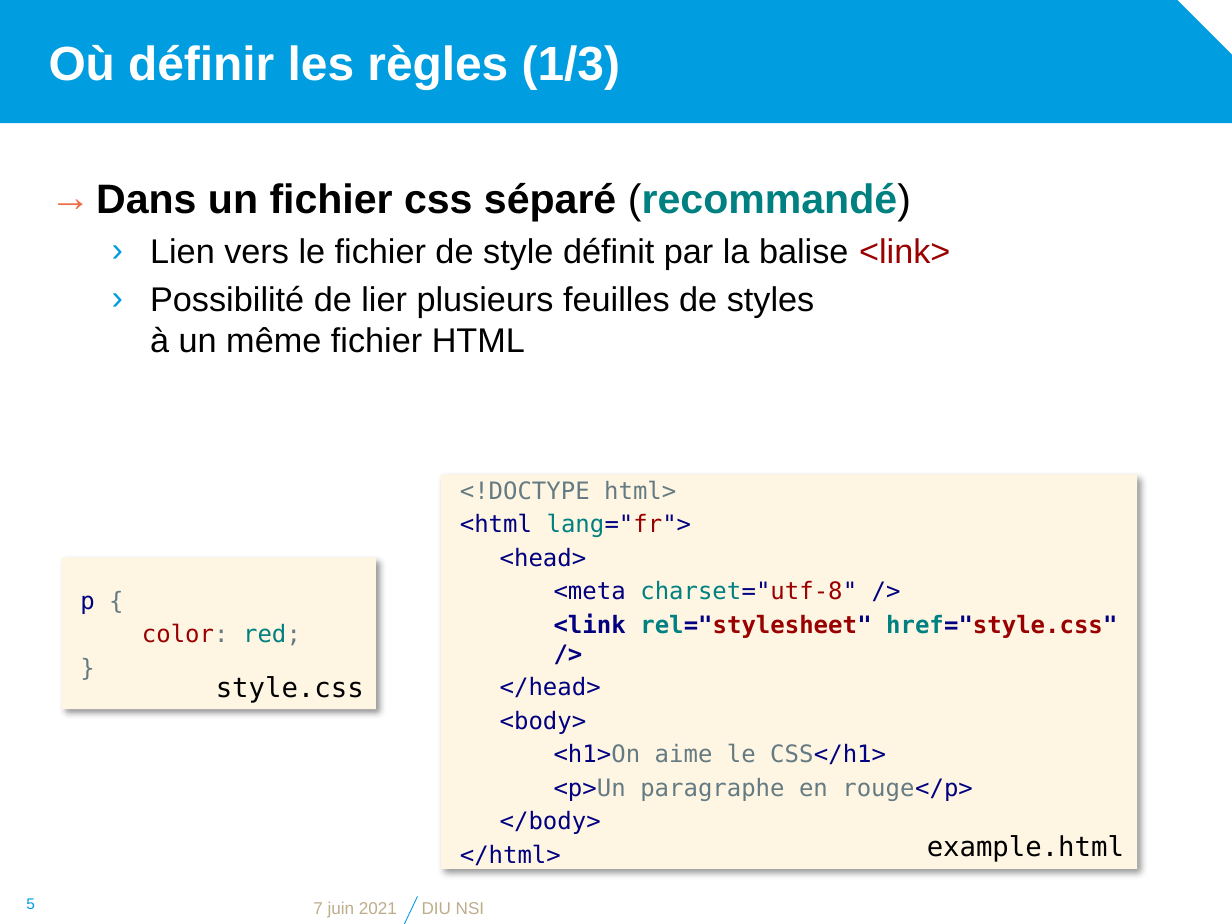
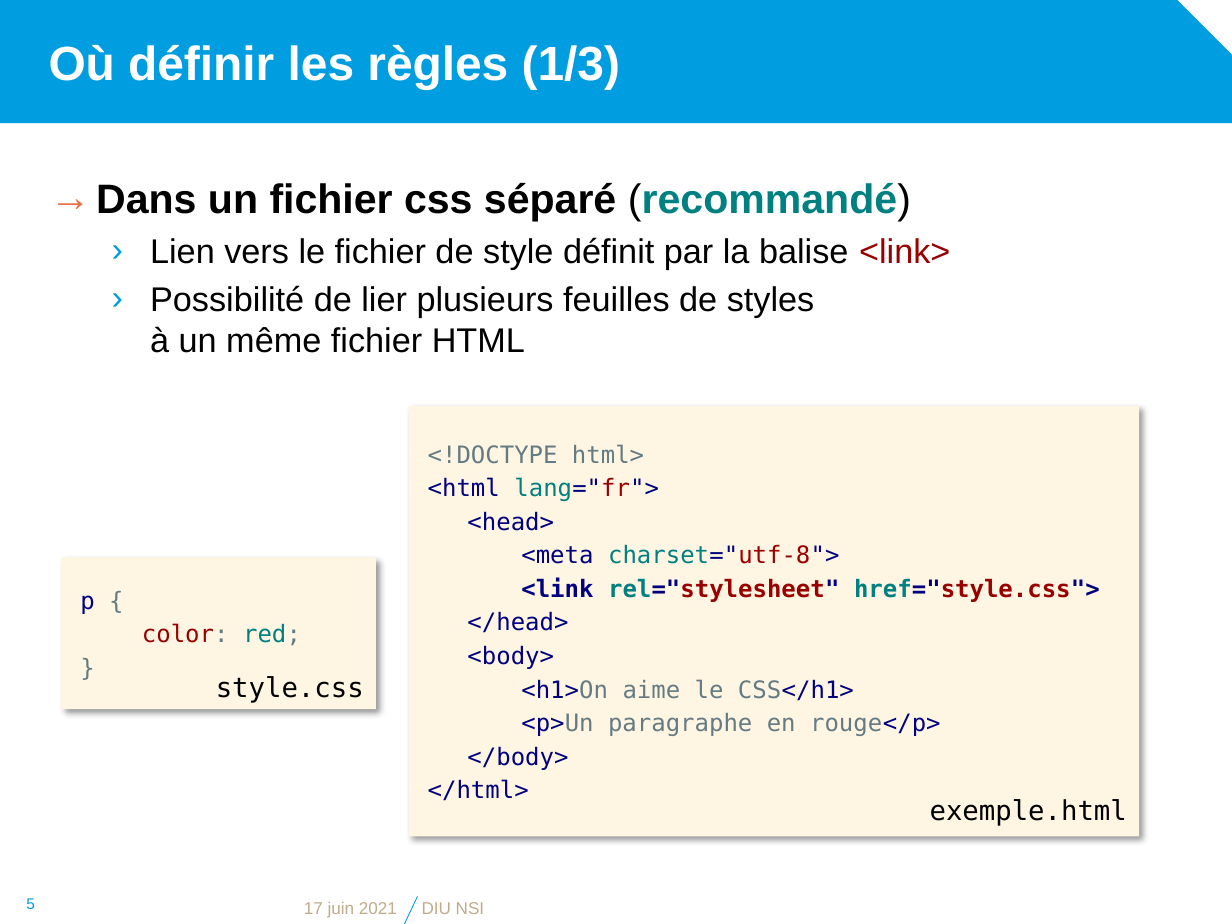
Before and after one commit to diu-uf-bordeaux/bloc1, a slide deck: slide 5 of web/3-CSS/css.pptx. Drawn at 1232x924 pixels with LibreOffice and Linux fonts; fonts in the diff are those of the drawing; background and template pictures are left out. Boxes give left, top, right and bottom in pixels: in the first picture for what was removed or moved away, otherwise in the second. Text is boxed around its words. In the diff, an @@ line names an element or a change of style, - is before the commit and + after.

```diff
--- a/web/3-CSS/css.pptx
+++ b/web/3-CSS/css.pptx
@@ rectangle "<!DOCTYPE html>": place and size @@
-rectangle "<!DOCTYPE html>" at <box>441,474,1137,869</box>
+rectangle "<!DOCTYPE html>" at <box>409,407,1140,837</box>
@@ text in rectangle at <box>521,544,1100,602</box>: text changed @@
-    <meta charset="utf-8" />
-    <link rel="stylesheet" href="style.css" />
+    <meta charset="utf-8">
+    <link rel="stylesheet" href="style.css">
@@ text at <box>930,799,1127,826</box>: text changed @@
-example.html
+exemple.html
@@ text at <box>304,901,397,918</box>: text changed @@
-7 juin 2021
+17 juin 2021
```
Also in this commit, not shown: 19 other slides changed, 6 other files.
